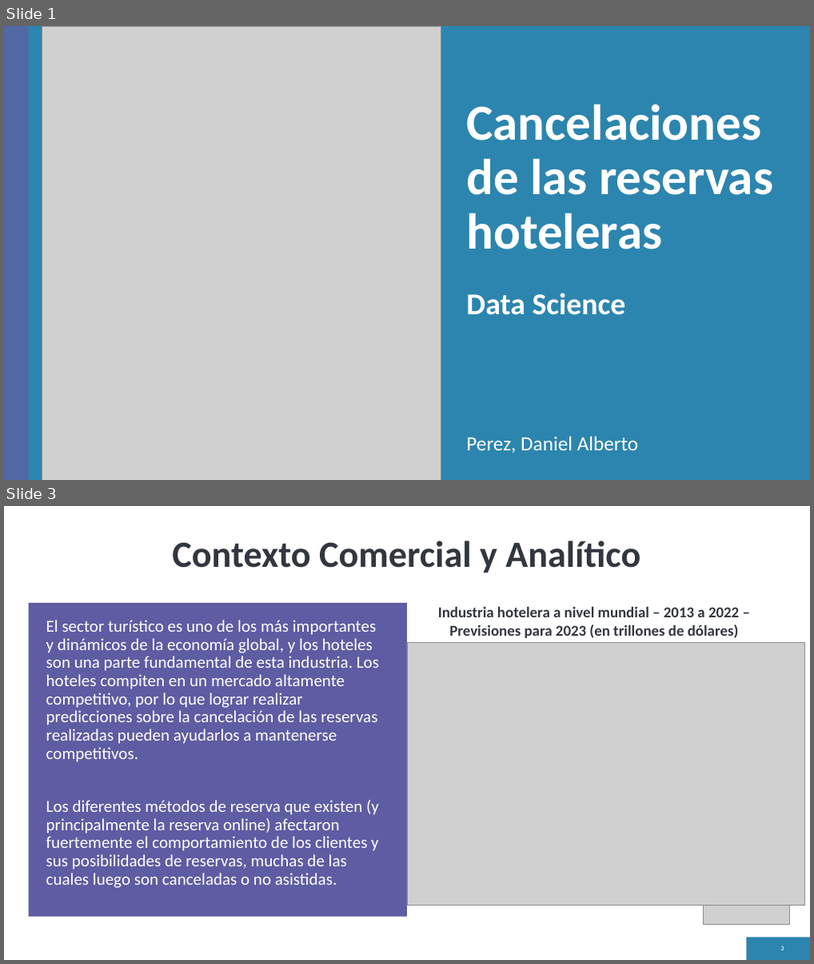
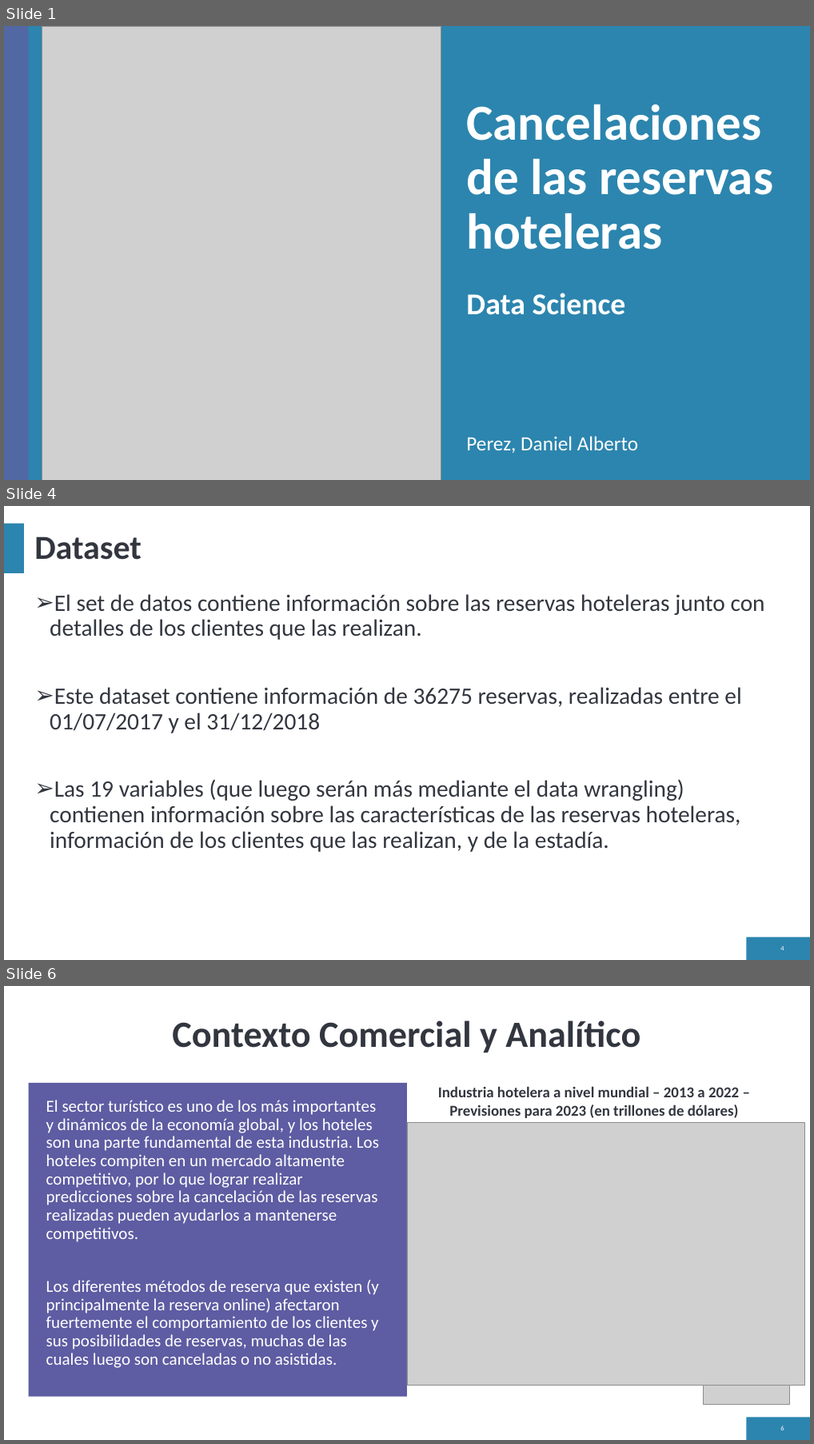
Before and after one commit to daniperez92/Data_Science, a slide deck: Desafío - Clase 36/Presentación_CancelaciónDeReservas.pptx. Shown one above the other, each under a label of ours: slides 1 and 3 before the commit, slides 1, 4 and 6 after it; the slides between them are not shown. The pictures are 814x964 and 814x1444 pixels, drawn with LibreOffice and Linux fonts; fonts in the diff are those of the drawing; grey boxes stand for pictures. Boxes give left, top, right and bottom in pixels: in the first picture for what was removed or moved away, otherwise in the second. Text is boxed around its words. In the diff, an @@ line names an element or a change of style, - is before the commit and + after.

Commit message:
Segunda Entrega Proyecto Final

```diff
--- a/Desafío - Clase 36/Presentación_CancelaciónDeReservas.pptx
+++ b/Desafío - Clase 36/Presentación_CancelaciónDeReservas.pptx
@@ slide 4 added at (4,506,810,960), background #FFFFFF; not listed: 2 template elements that a slide beside it also shows @@
@@ title added at (34,536,142,560), 40 pt, text #32363F, bold @@
+Dataset
@@ text added at (50,594,766,852), 28 pt, text #32363F @@
+➢ El set de datos contiene información sobre las reservas hoteleras junto con detalles de los clientes que las realizan.
+➢ Este dataset contiene información de 36275 reservas, realizadas entre el 01/07/2017 y el 31/12/2018
+➢ Las 19 variables (que luego serán más mediante el data wrangling) contienen información sobre las características de las reservas hoteleras, información de los clientes que las realizan, y de la estadía.
@@ page number added at (781,945,784,950), 8 pt, text #FFFFFF @@
+4
@@ what was slide 3 is now slide 6 @@
```
Also in this commit, not shown: 1 slide changed, 2 other slides added, 3 other files.
